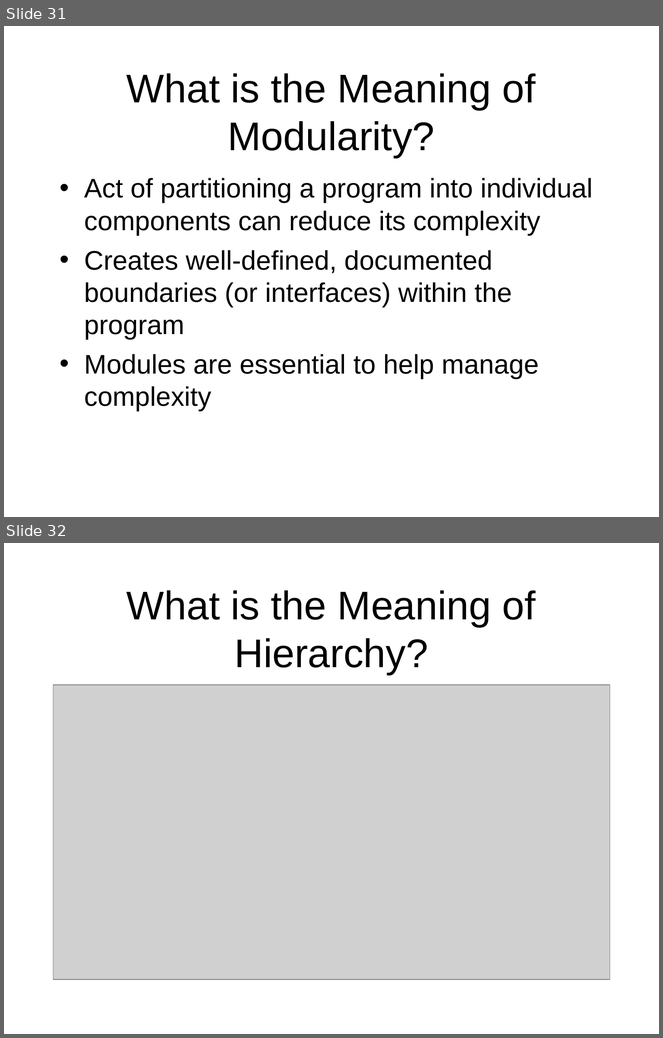
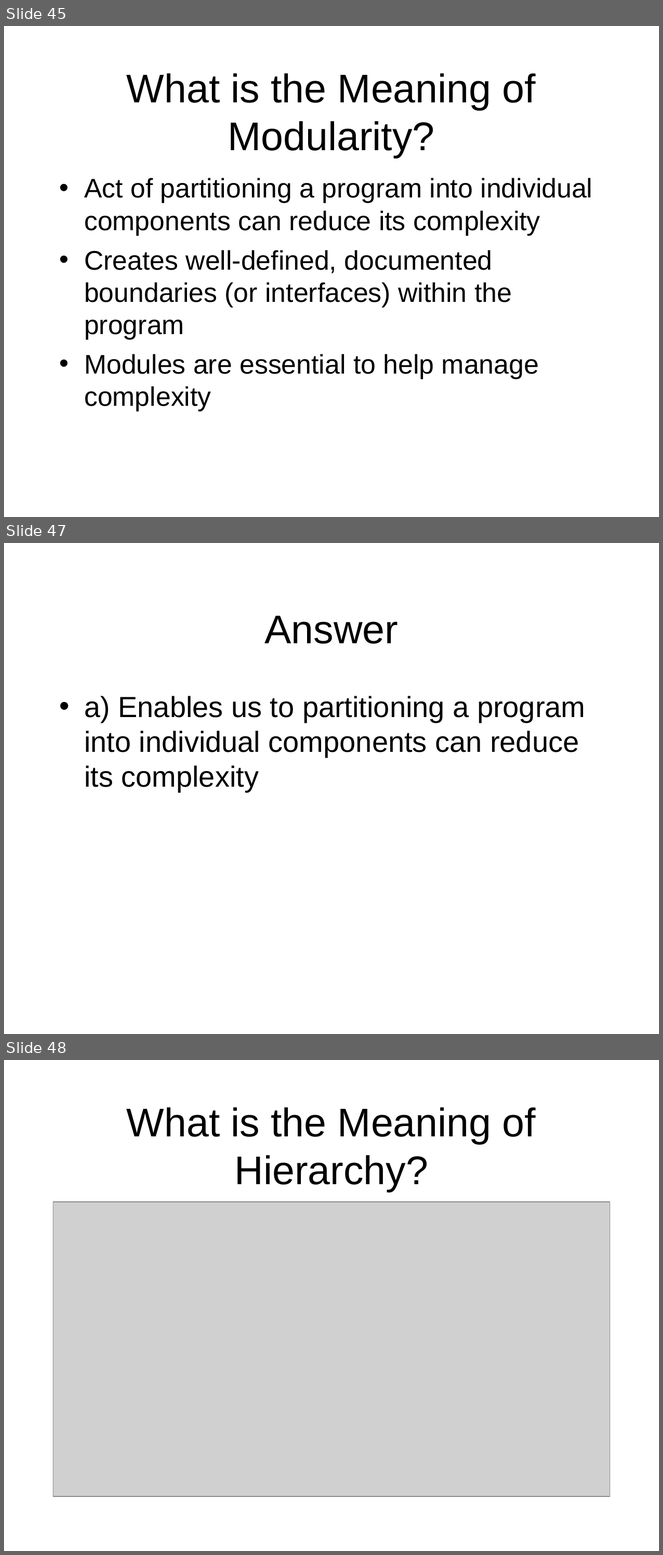
Before and after one commit to octaviordz/zjnu2017.github.io, a slide deck: OOAD/lectures/030--Object.Model.ppt. Shown one above the other, each under a label of ours: slides 31 and 32 before the commit, slides 45, 47 and 48 after it; the slides between them are not shown. The pictures are 663x1038 and 663x1555 pixels, drawn with LibreOffice and Linux fonts; fonts in the diff are those of the drawing; grey boxes stand for pictures. Boxes give left, top, right and bottom in pixels: in the first picture for what was removed or moved away, otherwise in the second. Text is boxed around its words. In the diff, an @@ line names an element or a change of style, - is before the commit and + after.

```diff
--- a/OOAD/lectures/030--Object.Model.ppt
+++ b/OOAD/lectures/030--Object.Model.ppt
@@ slide 47 added at [4,543,659,1034], background #FFFFFF @@
@@ title added at [265,616,398,644], 44 pt, text #000000 @@
+Answer
@@ text added at [84,696,586,793], 32 pt, text #000000 @@
+• a) Enables us to partitioning a program into individual components can reduce its complexity
@@ what was slide 31 is now slide 45 @@
@@ what was slide 32 is now slide 48 @@
```
Also in this commit, not shown: 7 slides changed, 23 other slides added, 2 other files.
